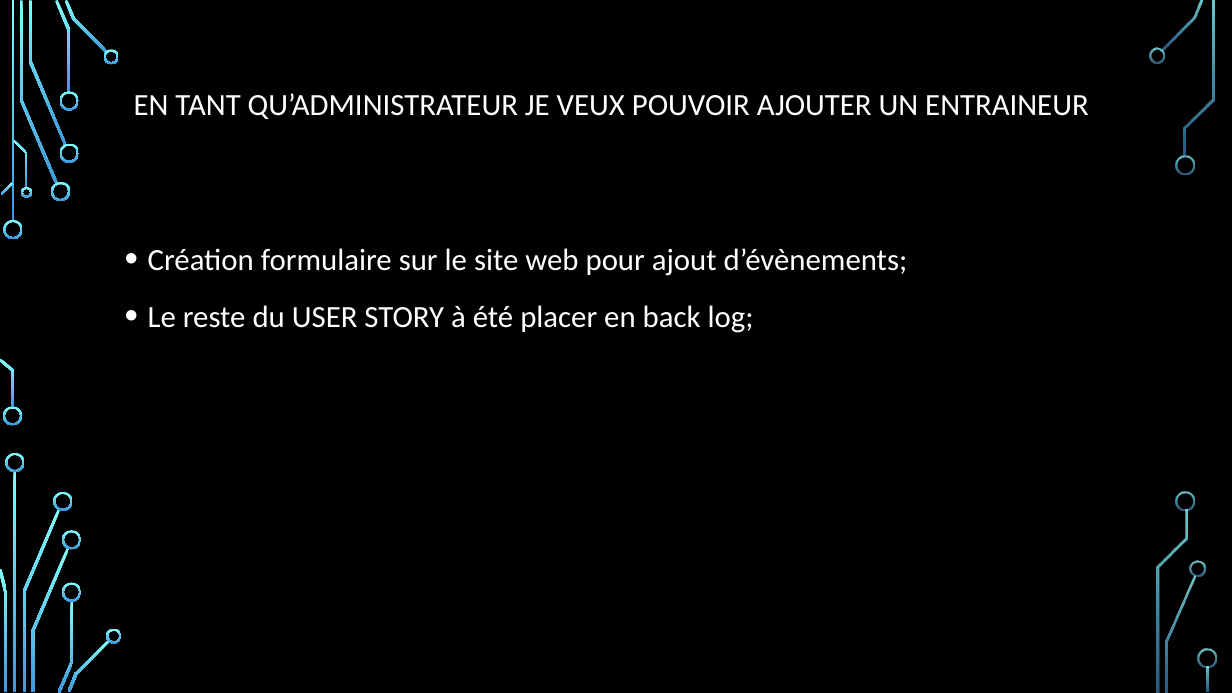
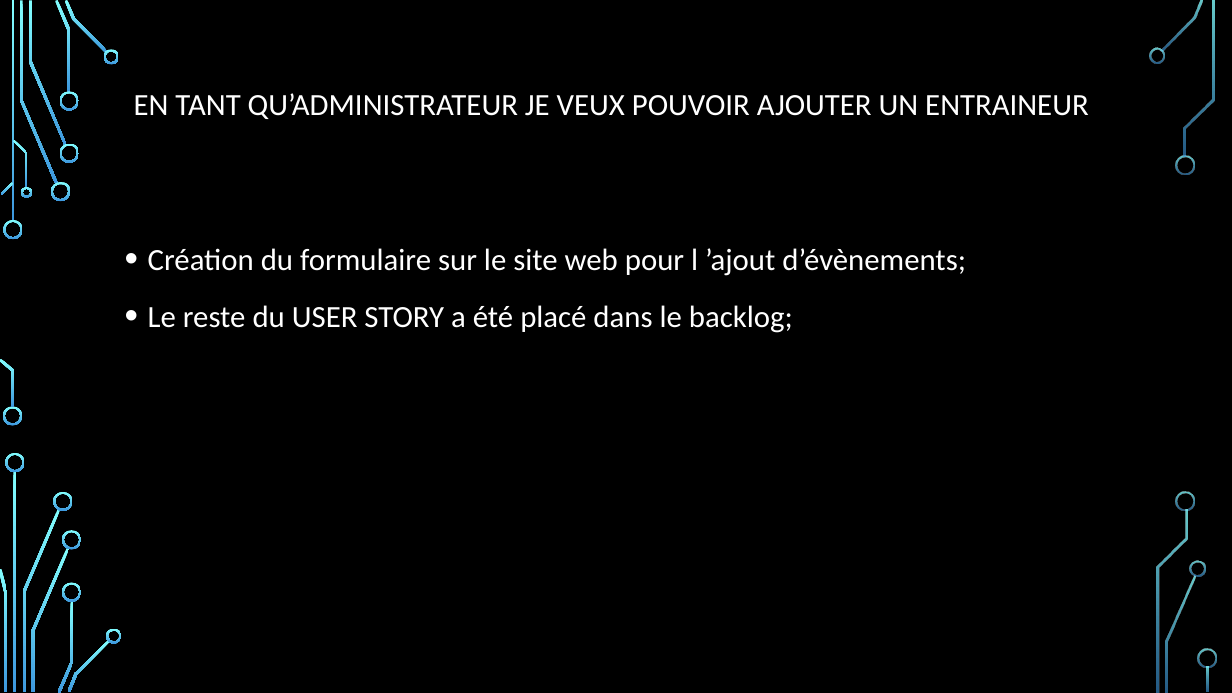
Before and after one commit to DFC-Informatique-Cegep-de-Sainte-Foy/GestionEquipesSportives, a slide deck: slide 8 of Documentation/Revue 1/Presentation_Revue_1.pptx. Drawn at 1232x693 pixels with LibreOffice and Linux fonts; fonts in the diff are those of the drawing; background and template pictures are left out. Boxes give left, top, right and bottom in pixels: in the first picture for what was removed or moved away, otherwise in the second. Text is boxed around its words. In the diff, an @@ line names an element or a change of style, - is before the commit and + after.

```diff
--- a/Documentation/Revue 1/Presentation_Revue_1.pptx
+++ b/Documentation/Revue 1/Presentation_Revue_1.pptx
@@ text at [148, 248, 966, 333]: text changed @@
-• Création formulaire sur le site web pour ajout d’évènements;
-• Le reste du USER STORY à été placer en back log;
+• Création du formulaire sur le site web pour l ’ajout d’évènements;
+• Le reste du USER STORY a été placé dans le backlog;
```
Also in this commit, not shown: 5 other slides changed.
